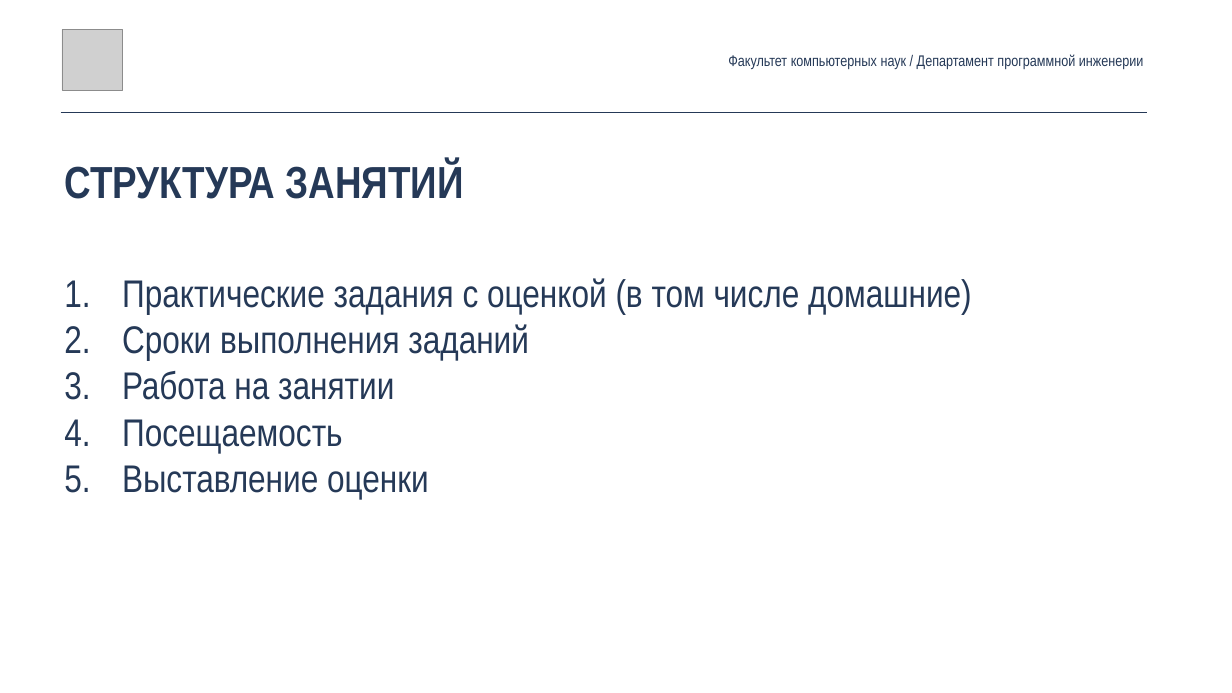
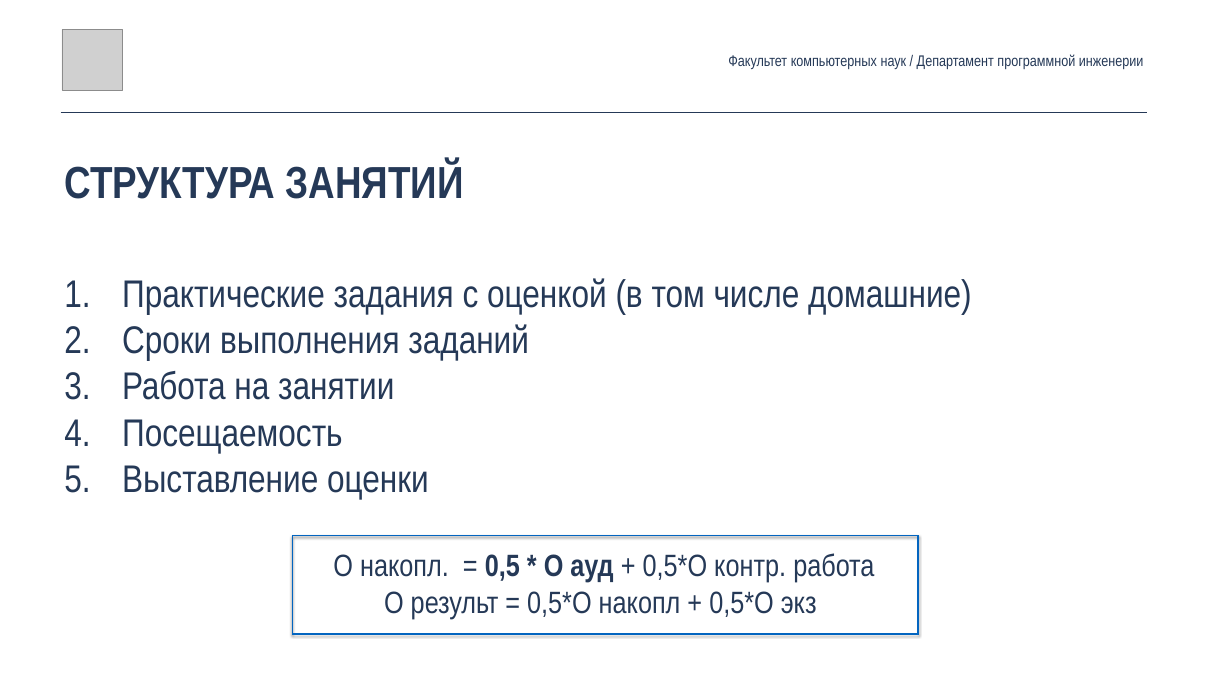
Before and after one commit to andrewt0301/qa-testing-course, a slide deck: slide 4 of seminars/seminar01/Seminar01.pptx. Drawn at 1232x693 pixels with LibreOffice and Linux fonts; fonts in the diff are those of the drawing; grey boxes stand for pictures. Boxes give left, top, right and bottom in pixels: in the first picture for what was removed or moved away, otherwise in the second. Text is boxed around its words. In the diff, an @@ line names an element or a change of style, - is before the commit and + after.

```diff
--- a/seminars/seminar01/Seminar01.pptx
+++ b/seminars/seminar01/Seminar01.pptx
@@ rectangle added at (292, 535, 917, 634), outline #0365C0 2 pt @@
@@ text at (333, 553, 874, 620): paragraphs added @@
+О накопл. = 0,5 * О ауд + 0,5*О контр. работа
+О результ = 0,5*О накопл + 0,5*О экз
```
Also in this commit, not shown: 4 other slides changed.
